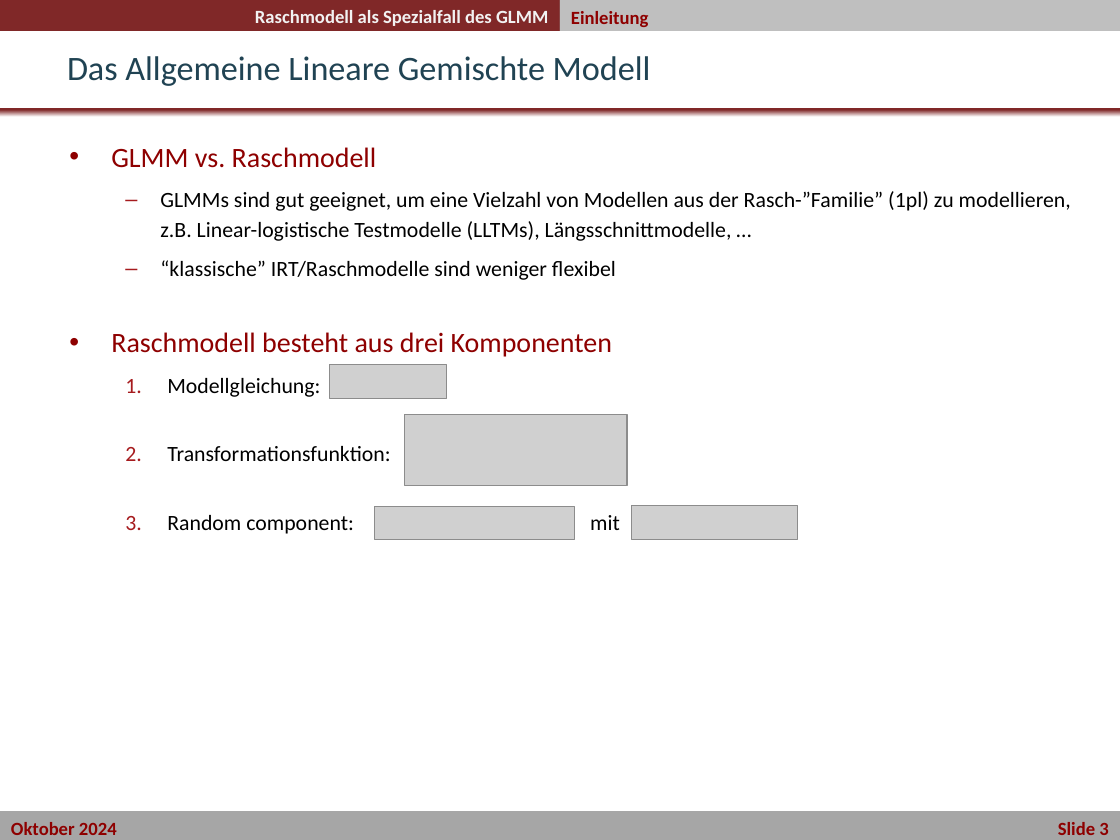
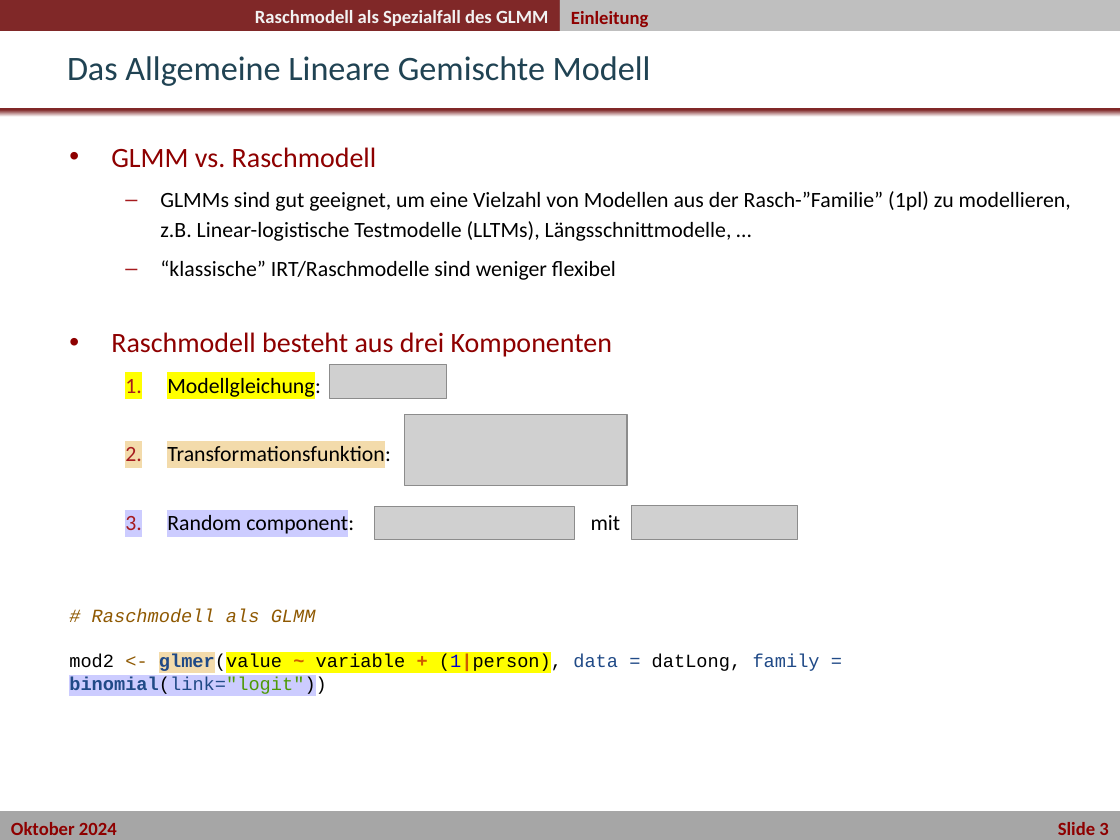
Before and after one commit to nickhaf/IRT_workshop, a slide deck: slide 4 of slides/Tag1_2Nachmittag_Nr2_Raschmodell_als_GLMM/03_Raschmodell_als_GLMM.pptx. Drawn at 1120x840 pixels with LibreOffice and Linux fonts; fonts in the diff are those of the drawing; grey boxes stand for pictures; background and template pictures are left out. Boxes give left, top, right and bottom in pixels: in the first picture for what was removed or moved away, otherwise in the second. Text is boxed around its words. In the diff, an @@ line names an element or a change of style, - is before the commit and + after.

Commit message:
add mixed irt slides and PIRLS data

```diff
--- a/slides/Tag1_2Nachmittag_Nr2_Raschmodell_als_GLMM/03_Raschmodell_als_GLMM.pptx
+++ b/slides/Tag1_2Nachmittag_Nr2_Raschmodell_als_GLMM/03_Raschmodell_als_GLMM.pptx
@@ text at bbox=[167, 374, 621, 537]: highlight none to #FFFF00 in "Modellgleichung:"; highlight none to #F3DBAB in "Transformationsfunktion:"; highlight none to #CCCCFF in "Random component:" @@
@@ text at bbox=[69, 609, 820, 696]: paragraph added @@
+# Raschmodell als GLMM
+mod2 <- glmer(value ~ variable + (1|person), data = datLong, family = binomial(link="logit"))
```
Also in this commit, not shown: 10 other files.
